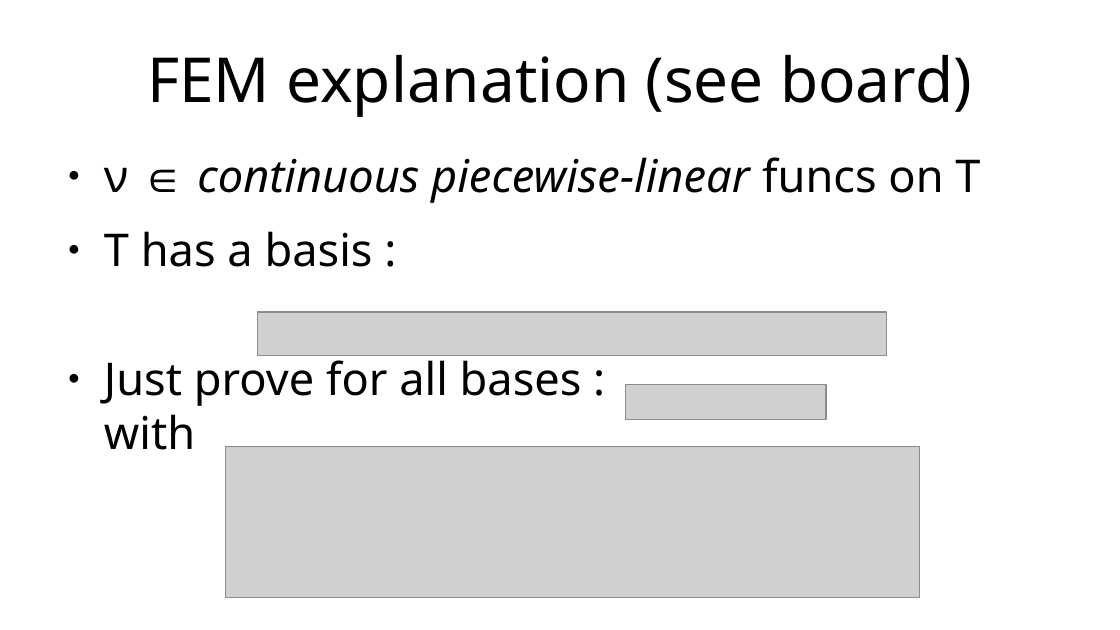
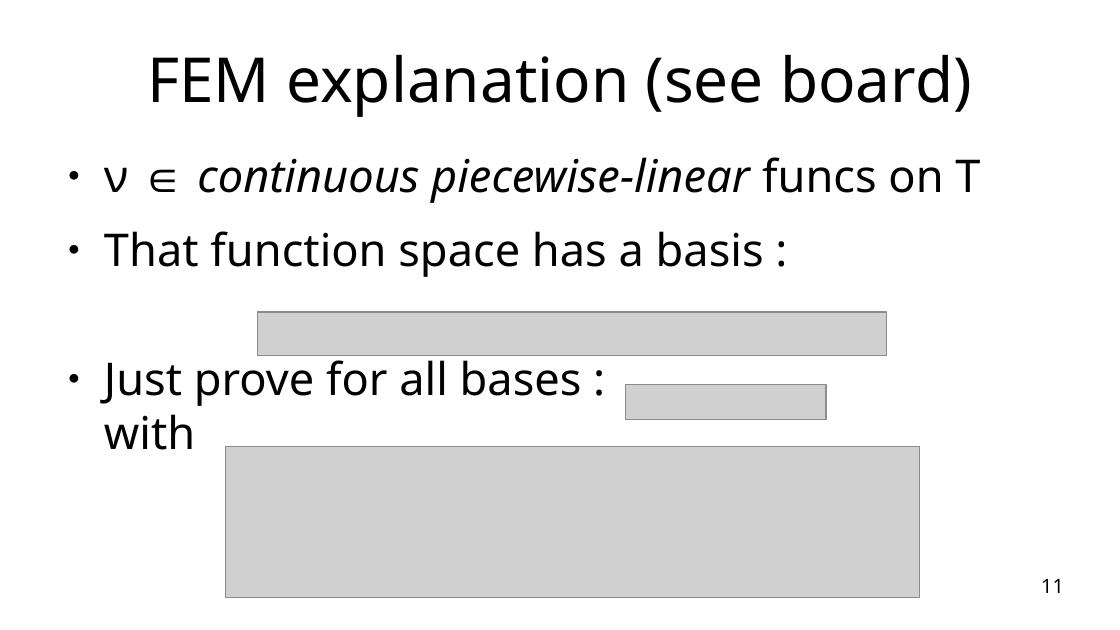
Before and after one commit to maltherd/deepsphere-fem, a slide deck: slide 11 of presentation.odp. Drawn at 1120x630 pixels with LibreOffice and Linux fonts; fonts in the diff are those of the drawing; grey boxes stand for pictures; background and template pictures are left out. Boxes give left, top, right and bottom in pixels: in the first picture for what was removed or moved away, otherwise in the second. Text is boxed around its words. In the diff, an @@ line names an element or a change of style, - is before the commit and + after.

```diff
--- a/presentation.odp
+++ b/presentation.odp
@@ text at [104, 231, 764, 277]: text changed @@
-● T has a basis :
+● That function space has a basis :
@@ page number added at [1041, 579, 1064, 593], 14 pt, text #000000 @@
+11
```
Also in this commit, not shown: 18 other slides changed, 1 slide added.
